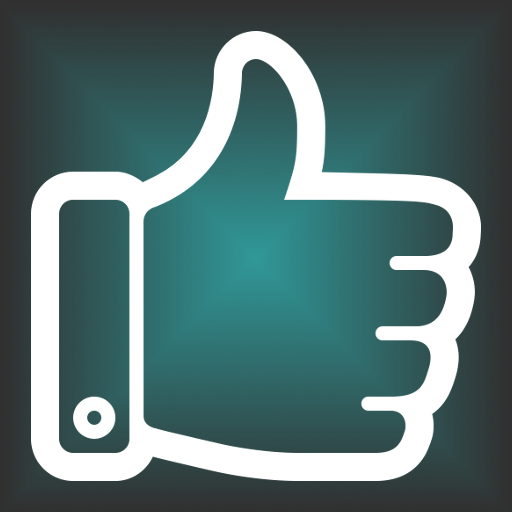
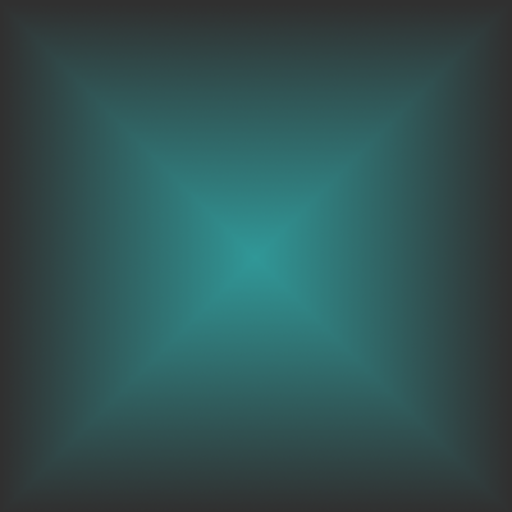
Comparing the layer stacks of the two 512 × 512 images. Changes:
renamed "Clipboard" to "popular", hid it over left=31, top=31, right=481, bottom=481
